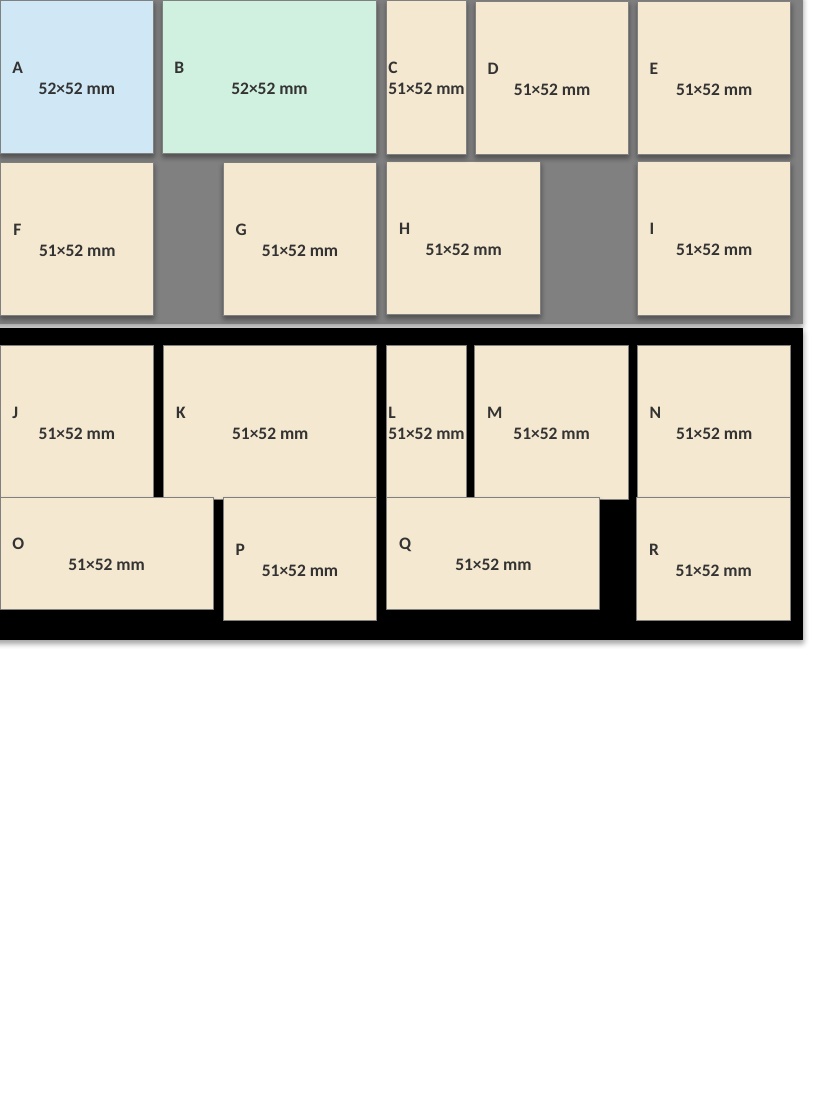
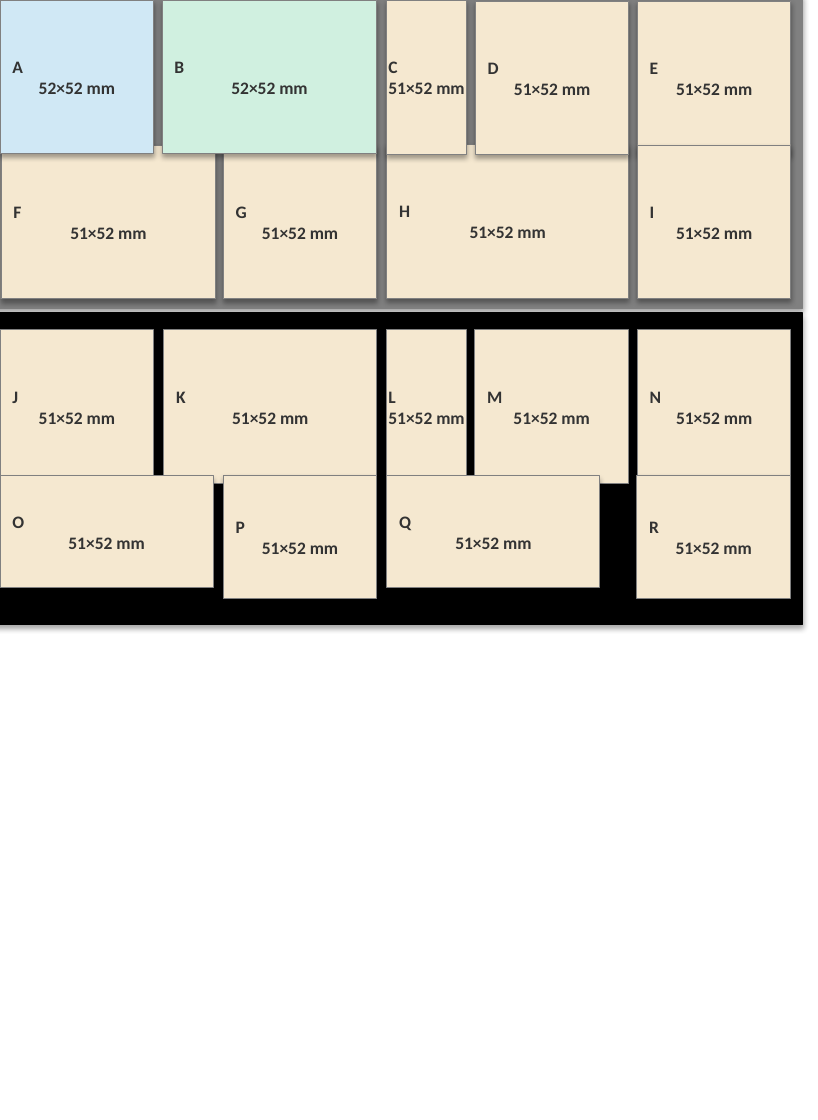
Before and after one commit to lauradriscoll/cosyne2026_adaptive_behavior, a slide deck: slide 1 of figures/fig2/fig2.pptx. Drawn at 818x1120 pixels with LibreOffice and Linux fonts; fonts in the diff are those of the drawing. Boxes give left, top, right and bottom in pixels: in the first picture for what was removed or moved away, otherwise in the second. Text is boxed around its words. In the diff, an @@ line names an element or a change of style, - is before the commit and + after.

```diff
--- a/figures/fig2/fig2.pptx
+++ b/figures/fig2/fig2.pptx
@@ rectangle: place and size @@
-rectangle at bbox=[0, 0, 802, 323]
+rectangle at bbox=[0, 0, 802, 308]
@@ rectangle "F 51×52 mm": place and size @@
-rectangle "F 51×52 mm" at bbox=[1, 162, 154, 316]
+rectangle "F 51×52 mm" at bbox=[1, 146, 216, 300]
@@ rectangle "H 51×52 mm": place and size @@
-rectangle "H 51×52 mm" at bbox=[386, 161, 540, 315]
+rectangle "H 51×52 mm" at bbox=[386, 145, 628, 298]
@@ 8 rectangles: place and size @@
-8 rectangles at bbox=[0, 161, 802, 639]
+8 rectangles at bbox=[0, 145, 802, 624]
@@ 4 rectangles: place and size @@
-4 rectangles at bbox=[0, 497, 790, 620]
+4 rectangles at bbox=[0, 476, 790, 599]
```
Also in this commit, not shown: 10 other files.
